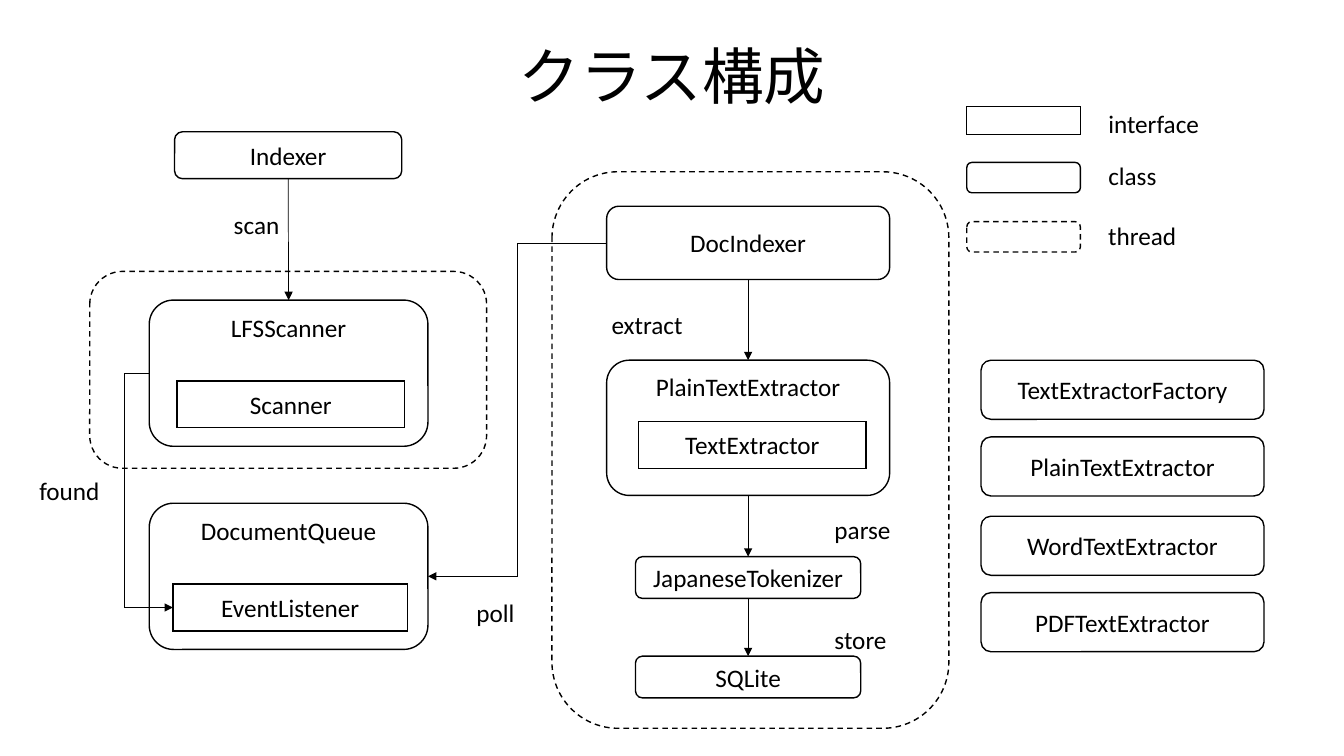
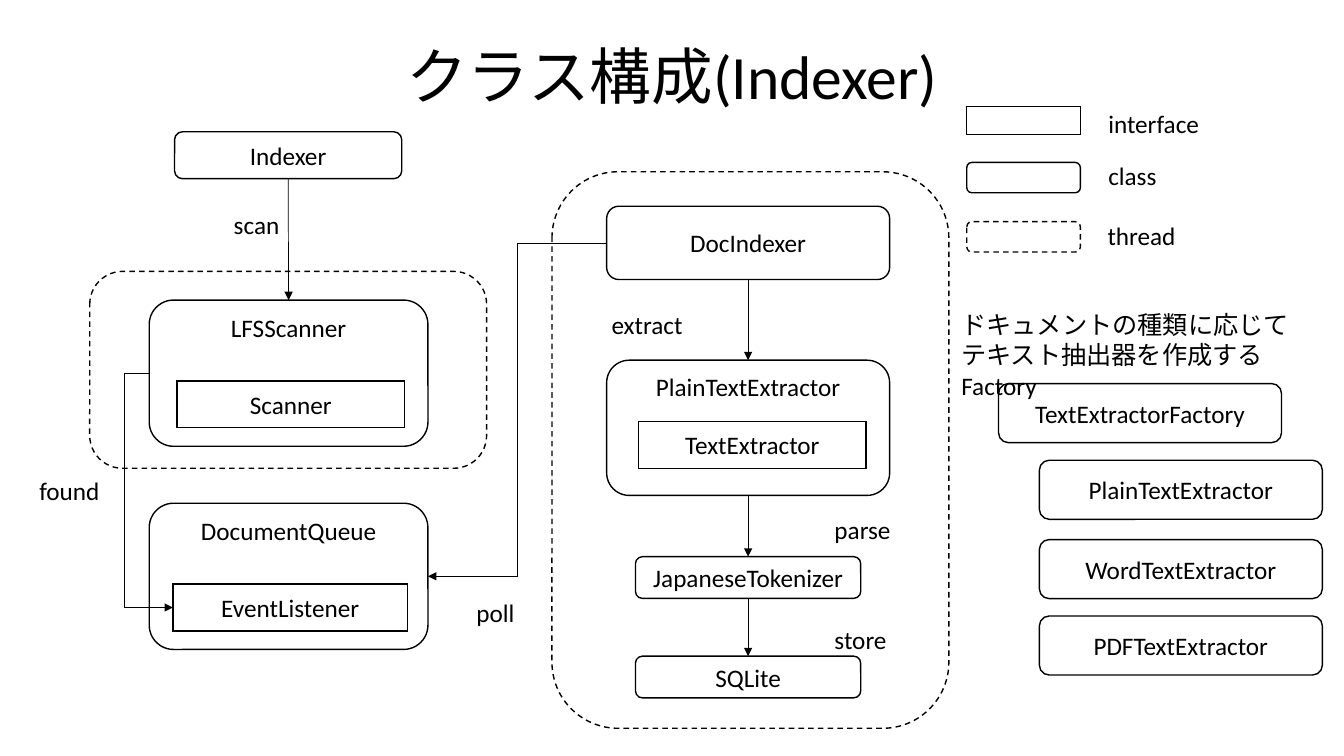
Before and after one commit to unokun/SearchEngine, a slide deck: slide 7 of doc/検索エンジン.pptx (slide 2 before the commit). Drawn at 1344x756 pixels with LibreOffice and Linux fonts; fonts in the diff are those of the drawing. Boxes give left, top, right and bottom in pixels: in the first picture for what was removed or moved away, otherwise in the second. Text is boxed around its words. In the diff, an @@ line names an element or a change of style, - is before the commit and + after.

```diff
--- a/doc/検索エンジン.pptx
+++ b/doc/検索エンジン.pptx
@@ title at (406, 47, 937, 108): text changed @@
-クラス構成
+クラス構成(Indexer)
@@ text added at (961, 312, 1289, 366), 18 pt, text #000000 @@
+ドキュメントの種類に応じて
+テキスト抽出器を作成するFactory
@@ rounded rectangle "TextExtractorFactory": place and size @@
-rounded rectangle "TextExtractorFactory" at (981, 360, 1264, 419)
+rounded rectangle "TextExtractorFactory" at (999, 384, 1282, 444)
@@ 3 rounded rectangles: place and size @@
-3 rounded rectangles at (981, 437, 1264, 652)
+3 rounded rectangles at (1040, 461, 1323, 676)
```
Also in this commit, not shown: 5 slides added, 1 other file.
